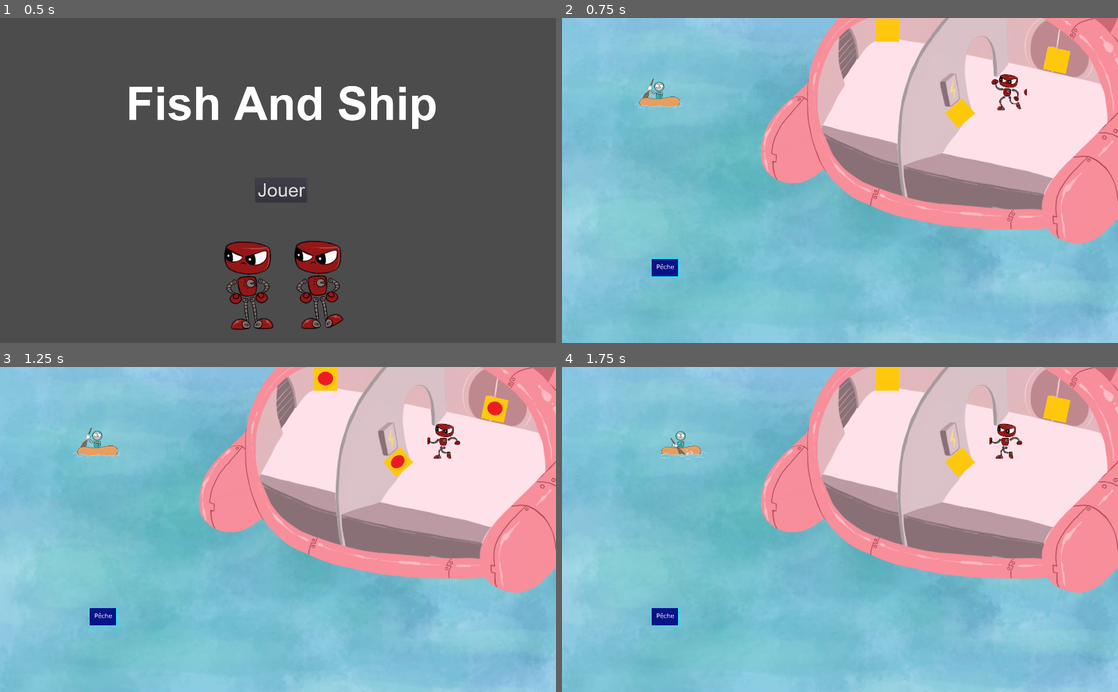
Above: before the commit, frames 1-4 (two rows, left to right).
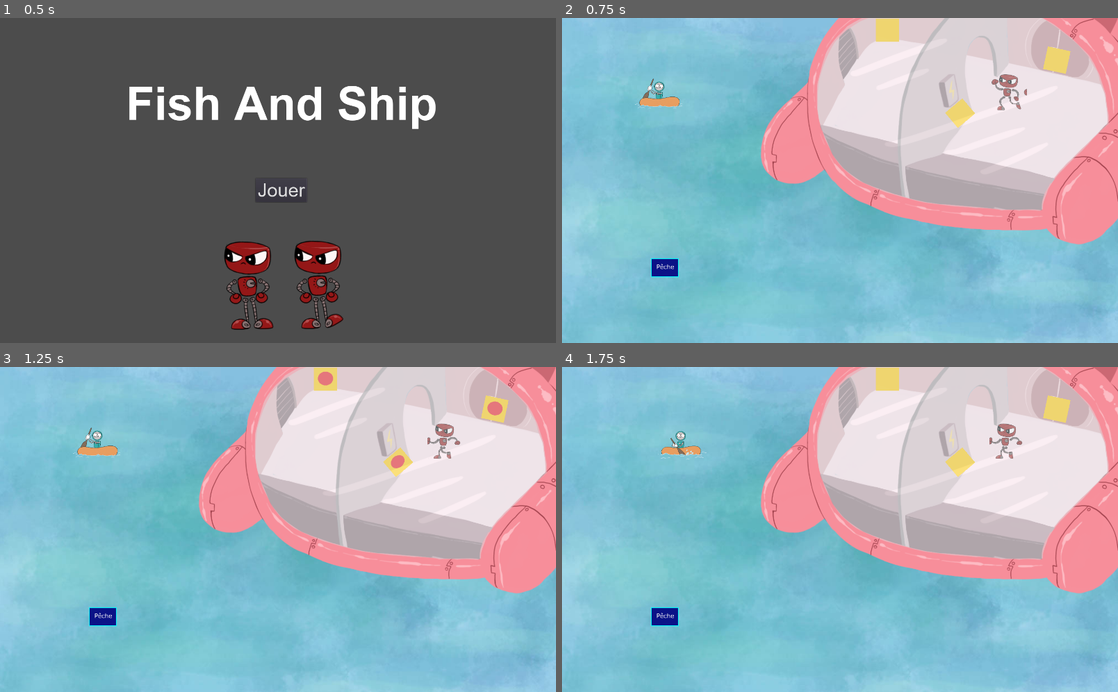
Above: after the commit, the same moments.

Repository: Majimo/FishAndShip
Game: Godot game, scene res://scenes/Intro.tscn
The game is run twice, just before and just after one commit, with the same random seed, the same clock (stepped at 60 frames per second) and the same inputs. The engine's default icon, where the game draws it, is replaced by a stand-in: a white triangle on a blue panel in a dark square.
Inputs:
- Up to frame 1 (0.5 s): no input
- Up to frame 2 (0.75 s): click "Jouer" at 0.5 s
- Up to frame 3 (1.25 s): no input
- Up to frame 4 (1.75 s): hold Right (ui_right) from 1.28 s (still down)

Frame 1 is identical in both runs. In frame 2, 9.0% of the frame differs, in the area x 36-100%, y 0-70%; in frame 3, 9.0%; in frame 4, 9.0%.

Commit message:
vaisseau: import un peu moins moche des différents calques

Diff:
--- a/scenes/MainWorld.tscn
+++ b/scenes/MainWorld.tscn
@@ -9,19 +9,44 @@
 [ext_resource path="res://scenes/Dropzone.tscn" type="PackedScene" id=7]
 [ext_resource path="res://scenes/ZoneAReparer.tscn" type="PackedScene" id=8]
 [ext_resource path="res://scripts/GlobalZonesAReparer.gd" type="Script" id=9]
+[ext_resource path="res://assets/vaisseau/Vitre.png" type="Texture" id=10]
+[ext_resource path="res://assets/vaisseau/DecorVaisseau.png" type="Texture" id=11]
+[ext_resource path="res://assets/vaisseau/TableauDeBord.png" type="Texture" id=12]
+[ext_resource path="res://assets/vaisseau/MurMilieu.png" type="Texture" id=13]
+[ext_resource path="res://assets/vaisseau/PanneauElectrique.png" type="Texture" id=14]
+[ext_resource path="res://assets/vaisseau/FondVaisseau.png" type="Texture" id=15]
+[ext_resource path="res://assets/vaisseau/TableauDeBordDroit.png" type="Texture" id=16]
+[ext_resource path="res://assets/vaisseau/DecorVaisseauBasDroit.png" type="Texture" id=17]
 
 [node name="MainWorld" type="Node2D"]
 
-[node name="Sprite" type="Sprite" parent="."]
+[node name="Eau" type="Sprite" parent="."]
 position = Vector2( 769.201, 452.439 )
 scale = Vector2( 1.52811, 1.55005 )
 texture = ExtResource( 1 )
 
-[node name="Ship" parent="." instance=ExtResource( 2 )]
+[node name="VaisseauSol" parent="." instance=ExtResource( 2 )]
 position = Vector2( 1034.81, 270.429 )
 
 [node name="ZonePeche" parent="." instance=ExtResource( 4 )]
 position = Vector2( 284.088, 691.62 )
+
+[node name="Dropzone" parent="." instance=ExtResource( 7 )]
+visible = false
+position = Vector2( 766.088, 101.134 )
+scale = Vector2( 1.25, 1.5 )
+
+[node name="TableauBordVaisseau" type="Sprite" parent="."]
+position = Vector2( 1315.65, 414.055 )
+texture = ExtResource( 12 )
+
+[node name="DecorVaisseau" type="Sprite" parent="."]
+position = Vector2( 1316.81, 417.554 )
+texture = ExtResource( 11 )
+
+[node name="FondVaisseau" type="Sprite" parent="."]
+position = Vector2( 1172.18, 76.9792 )
+texture = ExtResource( 15 )
 
 [node name="Players" type="Node2D" parent="."]
 position = Vector2( 761.94, 446.803 )
@@ -34,10 +59,21 @@
 position = Vector2( 470.588, -239.092 )
 script = ExtResource( 6 )
 
-[node name="Dropzone" parent="." instance=ExtResource( 7 )]
-visible = false
-position = Vector2( 766.088, 101.134 )
-scale = Vector2( 1.25, 1.5 )
+[node name="MurMilieuVaisseau" type="Sprite" parent="."]
+position = Vector2( 1315.65, 417.554 )
+texture = ExtResource( 13 )
+
+[node name="TableauBordDroit" type="Sprite" parent="."]
+position = Vector2( 1158.99, 459.174 )
+texture = ExtResource( 16 )
+
+[node name="DecorVaisseauBasDroit" type="Sprite" parent="."]
+position = Vector2( 1147.94, 534.067 )
+texture = ExtResource( 17 )
+
+[node name="PanneauElectrique" type="Sprite" parent="."]
+position = Vector2( 1068.38, 204.112 )
+texture = ExtResource( 14 )
 
 [node name="ZonesAReparer" type="Node2D" parent="."]
 position = Vector2( -61.8167, 18.6616 )
@@ -62,6 +98,10 @@
 position = Vector2( 1428.78, 97.9736 )
 rotation = 0.211185
 moduleId = 2
+
+[node name="VitreVaisseau" type="Sprite" parent="."]
+position = Vector2( 1317.98, 417.554 )
+texture = ExtResource( 10 )
 [connection signal="module_repaired" from="ZonesAReparer/ZoneAReparer" to="ZonesAReparer" method="_on_ZoneAReparer_module_repaired"]
 [connection signal="module_repaired" from="ZonesAReparer/ZoneAReparer2" to="ZonesAReparer" method="_on_ZoneAReparer2_module_repaired"]
 [connection signal="module_repaired" from="ZonesAReparer/ZoneAReparer3" to="ZonesAReparer" method="_on_ZoneAReparer3_module_repaired"]
--- a/scenes/Ship.tscn
+++ b/scenes/Ship.tscn
@@ -14,10 +14,12 @@
 texture = ExtResource( 1 )
 
 [node name="MurMilieu" type="Sprite" parent="."]
+visible = false
 position = Vector2( 280.441, 147.328 )
 texture = ExtResource( 6 )
 
 [node name="TableauDeBord" type="Sprite" parent="."]
+visible = false
 position = Vector2( 279.148, 143.451 )
 texture = ExtResource( 4 )
 
@@ -26,6 +28,7 @@
 texture = ExtResource( 5 )
 
 [node name="DecorVaisseau" type="Sprite" parent="."]
+visible = false
 position = Vector2( 281.733, 146.036 )
 texture = ExtResource( 3 )
 
Binary file added: assets/Rocher.png
Not shown, added: assets/Rocher.png.import
Binary file added: assets/vaisseau/DecorVaisseauBasDroit.png
Not shown, added: assets/vaisseau/DecorVaisseauBasDroit.png.import
Binary file added: assets/vaisseau/FondVaisseau.png
Not shown, added: assets/vaisseau/FondVaisseau.png.import
Binary file added: assets/vaisseau/PanneauElectrique.png
Not shown, added: assets/vaisseau/PanneauElectrique.png.import
Binary file added: assets/vaisseau/TableauDeBordDroit.png
Not shown, added: assets/vaisseau/TableauDeBordDroit.png.import
Not shown: 1 places in scenes/MainWorld.tscn that only renumber resources
